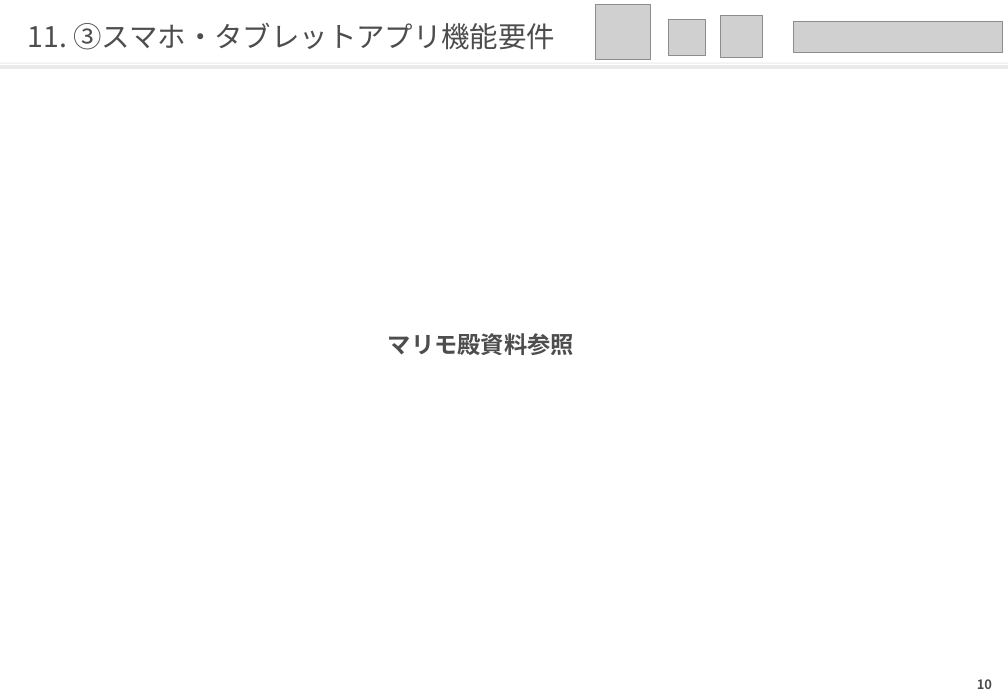
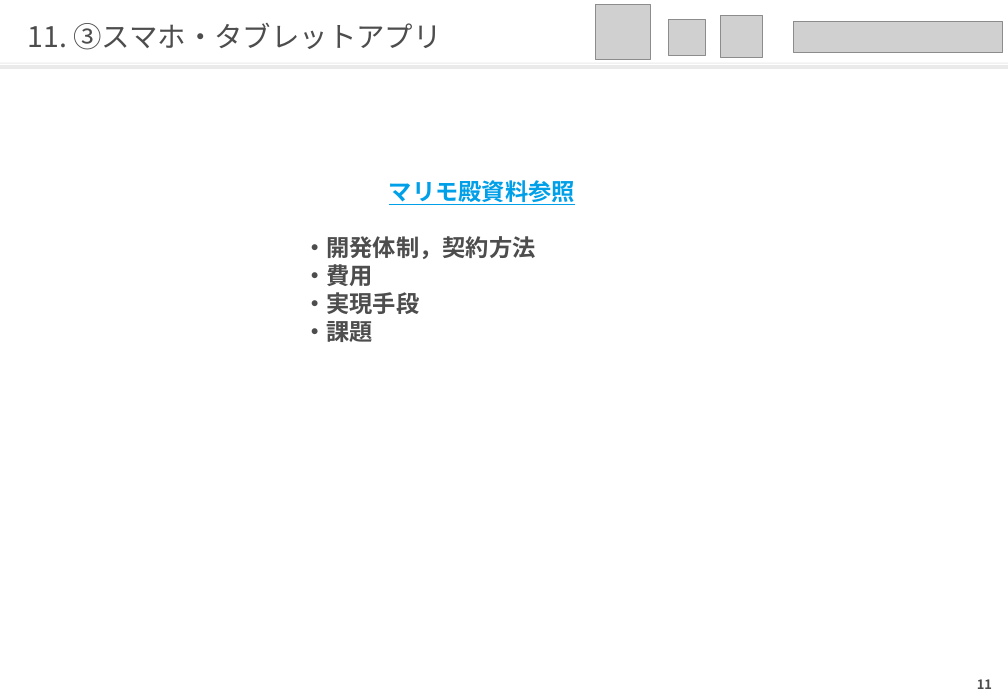
Before and after one commit to qzq03657/hellow-world, a slide deck: slide 12 of 次期サーボシステム_ユーザビリティ向上_藤沢案.pptx (slide 11 before the commit). Drawn at 1008x698 pixels with LibreOffice and Linux fonts; fonts in the diff are those of the drawing; grey boxes stand for pictures. Boxes give left, top, right and bottom in pixels: in the first picture for what was removed or moved away, otherwise in the second. Text is boxed around its words. In the diff, an @@ line names an element or a change of style, - is before the commit and + after.

```diff
--- a/次期サーボシステム_ユーザビリティ向上_藤沢案.pptx
+++ b/次期サーボシステム_ユーザビリティ向上_藤沢案.pptx
@@ title at <box>28,23,441,50</box>: text changed @@
-11. ③スマホ・タブレットアプリ機能要件
+11. ③スマホ・タブレットアプリ
@@ text "マリモ殿資料参照": place and size @@
-text "マリモ殿資料参照" at <box>388,333,574,355</box>
+text "マリモ殿資料参照" at <box>303,180,575,342</box>
@@ text at <box>389,180,575,205</box>: text colour #4D4D4D to #00A0E9, underline on in "マリモ殿資料参照" @@
@@ text at <box>303,236,536,342</box>: paragraphs added @@
+・開発体制，契約方法
+・費用
+・実現手段
+・課題
@@ page number at <box>977,679,992,689</box>: text changed @@
-10
+11
```
Also in this commit, not shown: 9 other slides changed, 1 slide added.
